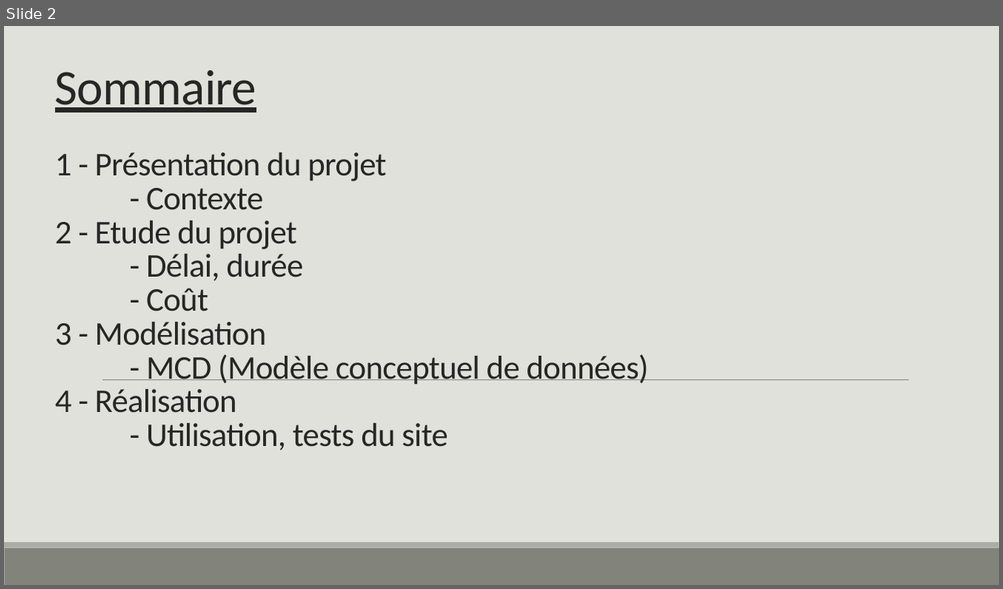
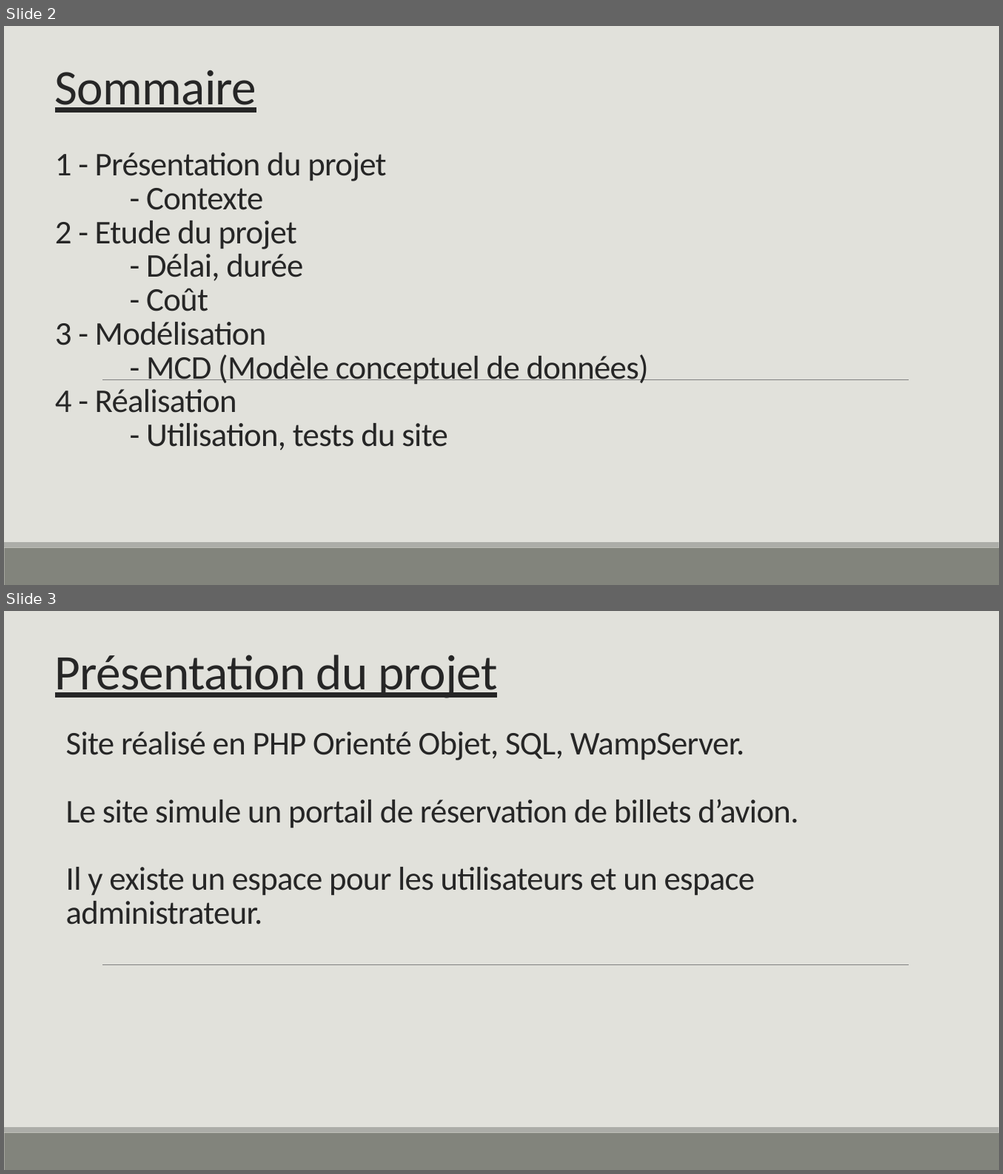
Before and after one commit to ncoudin/reservation, a slide deck: Reservation.pptx. Shown one above the other, each under a label of ours: slide 2 before the commit, slides 2 and 3 after it. The pictures are 1003x589 and 1003x1174 pixels, drawn with LibreOffice and Linux fonts; fonts in the diff are those of the drawing. Boxes give left, top, right and bottom in pixels: in the first picture for what was removed or moved away, otherwise in the second. Text is boxed around its words. In the diff, an @@ line names an element or a change of style, - is before the commit and + after.

```diff
--- a/Reservation.pptx
+++ b/Reservation.pptx
@@ slide 3 added at (4, 611, 999, 1170), background #E1E1DB; not listed: 3 template elements that a slide beside it also shows @@
@@ text added at (55, 655, 497, 698), 48 pt, text #262626, underline @@
+Présentation du projet
@@ text added at (66, 732, 798, 925), 32 pt, text #262626 @@
+Site réalisé en PHP Orienté Objet, SQL, WampServer.
+Le site simule un portail de réservation de billets d’avion.
+Il y existe un espace pour les utilisateurs et un espace administrateur.
```
Also in this commit, not shown: 1 slide changed, 1 other slide added, 1 slide removed.
